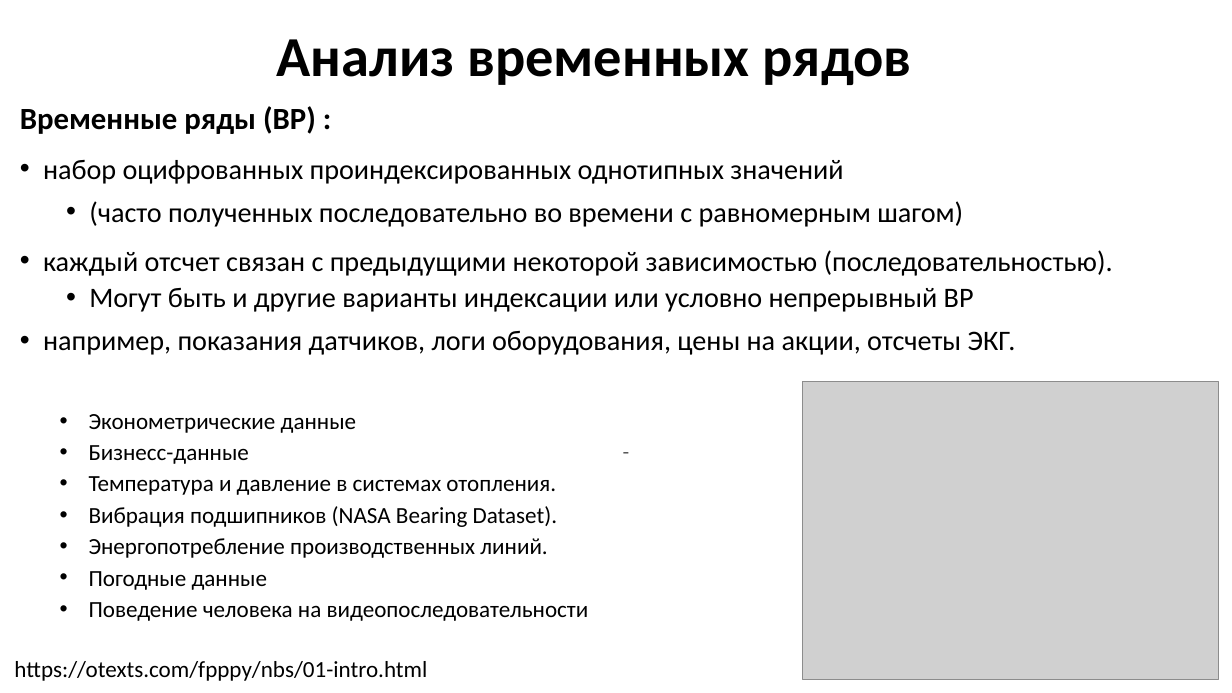
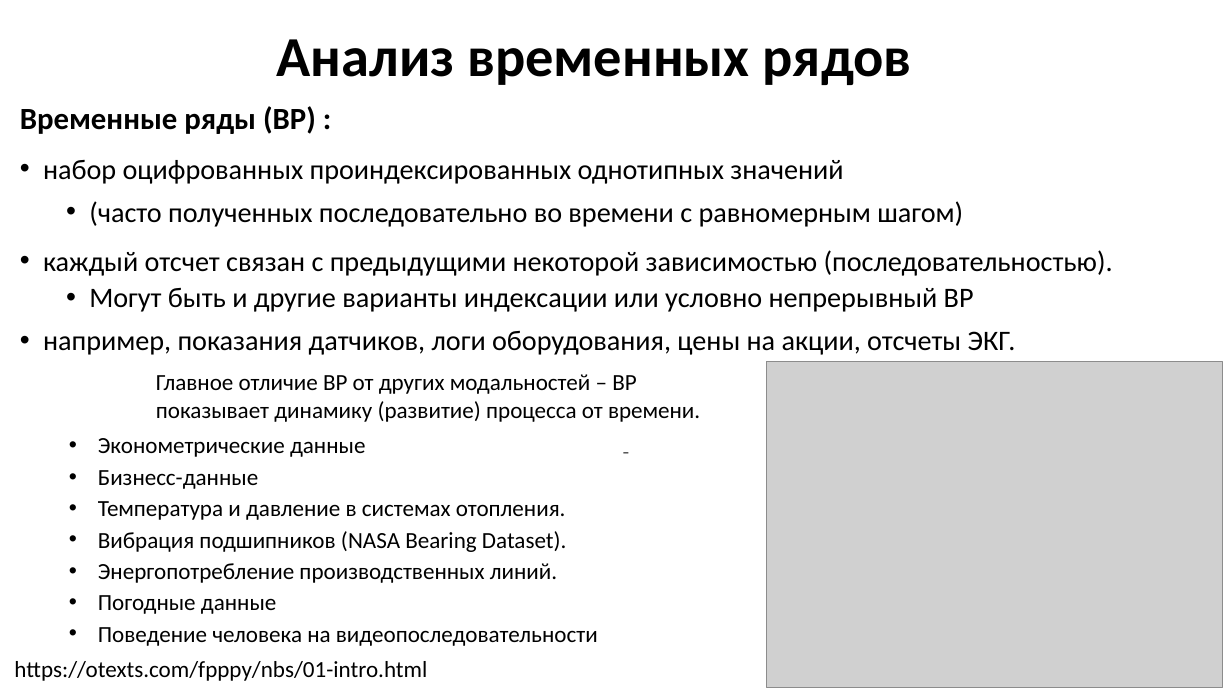
Before and after one commit to MVRonkin/TimeSeriesCourse, a slide deck: slide 2 of Last/LEC/01-1_Intro.pptx. Drawn at 1232x693 pixels with LibreOffice and Linux fonts; fonts in the diff are those of the drawing; grey boxes stand for pictures. Boxes give left, top, right and bottom in pixels: in the first picture for what was removed or moved away, otherwise in the second. Text is boxed around its words. In the diff, an @@ line names an element or a change of style, - is before the commit and + after.

```diff
--- a/Last/LEC/01-1_Intro.pptx
+++ b/Last/LEC/01-1_Intro.pptx
@@ text added at [156, 374, 700, 422], 18 pt, text #000000 @@
+Главное отличие ВР от других модальностей – ВР показывает динамику (развитие) процесса от времени.
@@ picture: place and size @@
-picture at [802, 382, 1218, 679]
+picture at [767, 362, 1223, 688]
@@ text "Эконометрические данные": place and size @@
-text "Эконометрические данные" at [89, 414, 589, 621]
+text "Эконометрические данные" at [98, 438, 598, 646]
```
